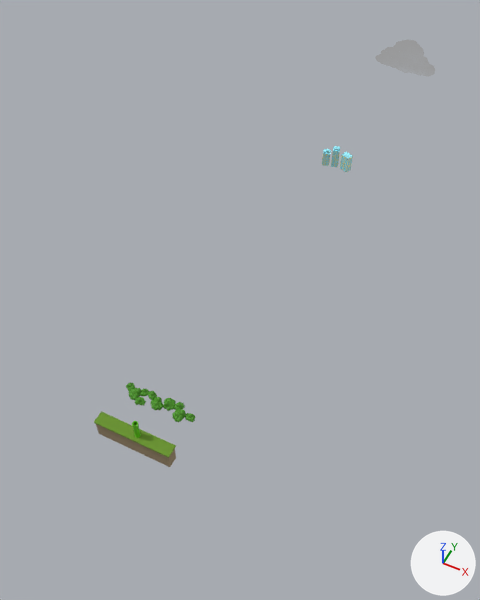
Renders of the FBX model data/Level.fbx from each side of a commit.
The view is the same before and after, from a camera (50 mm lens) standing at (174.0, -105.0, 404.0) and looking at (-22.0, 286.0, -86.0). Arrows for +X, +Y and +Z are at lower right; the lights stay in place. Where no turn or scale is listed for an object, it has been applied to the vertices.

In view in the first picture: 'City', 'Cloud', 'Floor', 'Pipe', 'Shrub', 'Shrub.001', 'Shrub.002', 'Shrub.003', 'Shrub.004', 'Shrub.005', 'Shrub2', 'Shrub2.001', 'Shrub2.002', 'Shrub2.003'.
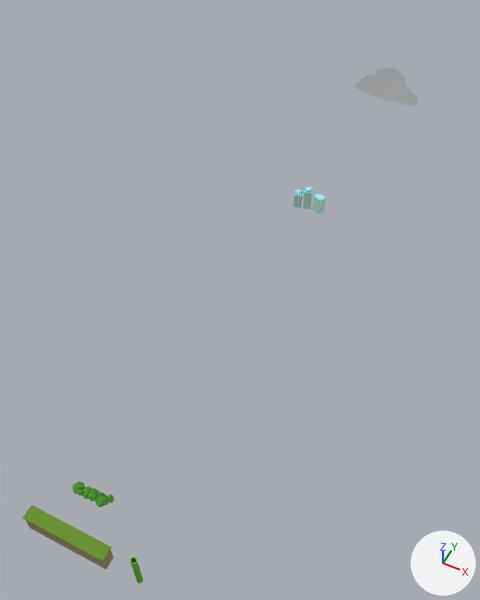
ob_shrubgroup is not drawn itself; it is the parent of ob_shrub2_003, ob_shrub_001, ob_shrub_003, ob_shrub2, ob_shrub, ob_shrub_004, ob_shrub_005, ob_shrub2_001.

The change, as a diff of the scene's bpy script:
```diff
--- a/data/Level.fbx.py
+++ b/data/Level.fbx.py
@@ ob_shrub2_003 @@
 ob_shrub2_003.parent = ob_shrubgroup
-ob_shrub2_003.location = (19.18, -1.924, 1.398)
-ob_shrub2_003.rotation_euler = (0.0, 0.0, -1.446)  # degrees (0, 0, -83)
+ob_shrub2_003.location = (6.557, -0.97, 0.71)
+ob_shrub2_003.rotation_euler = (0.0, 0.0, -1.993)  # degrees (0, 0, -114)
@@ ob_city @@
 ob_city = bpy.data.objects.new('City', me_city)
-ob_city.location = (-5.0, 492.0, -54.0)
+ob_city.location = (-5.0, 412.0, -54.0)
@@ ob_shrub_001 @@
-ob_shrub_001 = bpy.data.objects.new('Shrub.001', me_shrub)
-ob_shrub_001.parent = ob_shrubgroup
-ob_shrub_001.location = (-7.571, 5.643, 0.318)
-ob_shrub_001.rotation_euler = (0.0, 0.0, 2.415)  # degrees (0, 0, 138)
@@ ob_shrub_003 @@
-ob_shrub_003 = bpy.data.objects.new('Shrub.003', me_shrub)
-ob_shrub_003.parent = ob_shrubgroup
-ob_shrub_003.location = (-14.05, 4.189, 1.398)
-ob_shrub_003.rotation_euler = (0.0, 0.0, -2.649)  # degrees (0, 0, -152)
@@ ob_pipe @@
 ob_pipe = bpy.data.objects.new('Pipe', me_pipe_001)
-ob_pipe.location = (0.0, 80.0, 4.0)
+ob_pipe.location = (50.0, 0.0, 4.0)
@@ ob_shrubgroup @@
 ob_shrubgroup.parent = ob_root
-ob_shrubgroup.location = (-2.292, 109.7, -16.72)
+ob_shrubgroup.location = (-2.292, 29.67, -16.65)
@@ ob_cloud @@
 ob_cloud = bpy.data.objects.new('Cloud', me_plane)
-ob_cloud.location = (0.0, 739.0, -41.0)
+ob_cloud.location = (0.0, 659.0, -41.0)
@@ ob_shrub2 @@
 ob_shrub2.parent = ob_shrubgroup
-ob_shrub2.location = (0.0, 0.0, 0.0)
+ob_shrub2.location = (-5.225, -0.442, 0.702)
 ob_shrub2.rotation_euler = (0.0, 0.0, -0.419)  # degrees (0, 0, -24)
@@ ob_shrub @@
 ob_shrub.parent = ob_shrubgroup
-ob_shrub.location = (-12.35, -3.962, 1.398)
+ob_shrub.location = (-8.542, -2.126, 1.056)
@@ ob_shrub_004 @@
-ob_shrub_004 = bpy.data.objects.new('Shrub.004', me_shrub)
-ob_shrub_004.parent = ob_shrubgroup
-ob_shrub_004.location = (-26.09, 4.227, 0.35)
-ob_shrub_004.rotation_euler = (0.0, 0.0, -0.799)  # degrees (0, 0, -46)
@@ ob_shrub_005 @@
 ob_shrub_005.parent = ob_shrubgroup
-ob_shrub_005.location = (27.26, 1.323, 0.928)
+ob_shrub_005.location = (4.023, 1.991, 1.185)
 ob_shrub_005.rotation_euler = (0.0, 0.0, 2.913)  # degrees (0, 0, 167)
@@ ob_floor @@
 ob_floor = bpy.data.objects.new('Floor', me_floor)
-ob_floor.location = (0.0, 80.0, -12.0)
+ob_floor.location = (0.0, 0.0, -12.0)
@@ ob_shrub2_001 @@
 ob_shrub2_001.parent = ob_shrubgroup
-ob_shrub2_001.location = (-19.81, 0.0, 0.953)
+ob_shrub2_001.location = (-13.08, -0.287, 0.87)
 ob_shrub2_001.rotation_euler = (0.0, 0.0, -1.475)  # degrees (0, 0, -85)
@@ ob_shrub_002 @@
 ob_shrub_002.parent = ob_shrubgroup
-ob_shrub_002.location = (15.5, 5.592, 0.33)
-ob_shrub_002.rotation_euler = (0.0, 0.0, 0.815)  # degrees (0, 0, 47)
+ob_shrub_002.location = (1.531, -1.132, 1.242)
+ob_shrub_002.rotation_euler = (0.0, 0.0, 2.862)  # degrees (0, 0, 164)
@@ ob_shrub2_002 @@
 ob_shrub2_002.parent = ob_shrubgroup
-ob_shrub2_002.location = (7.566, 4.9, 0.942)
+ob_shrub2_002.location = (-1.525, 0.526, 0.67)
 ob_shrub2_002.rotation_euler = (0.0, 0.0, 2.364)  # degrees (0, 0, 135)
```

Location of each change, (x1, y1, x2, y2) in pixels of the pictures (480 x 600 px):
'Floor', moved: before (94, 411, 176, 467); after (22, 505, 114, 569)
'Cloud', moved: before (375, 40, 435, 76); after (355, 68, 418, 106)
'City', moved: before (322, 146, 353, 172); after (293, 187, 326, 215)
'Pipe', moved: before (132, 421, 141, 438); after (130, 557, 143, 583)
'Shrub2.003', moved, turned: before (172, 409, 186, 422); after (96, 495, 109, 507)
'Shrub2.001', moved: before (129, 388, 141, 400); after (73, 481, 85, 494)
'Shrub2.002', moved: before (163, 398, 176, 411); after (87, 488, 99, 501)
'Shrub2', moved: before (151, 397, 163, 410); after (83, 486, 92, 499)
'Shrub', moved: before (135, 397, 146, 406); after (78, 489, 84, 496)
'Shrub.002', moved, turned: before (174, 402, 185, 410); after (92, 495, 98, 502)
'Shrub.005', moved: before (185, 413, 195, 422); after (98, 492, 105, 497)
'Shrub.001', deleted: before (148, 391, 157, 400)
'Shrub.003', deleted: before (140, 389, 149, 396)
'Shrub.004', deleted: before (126, 383, 135, 391)
'Shrub.006', now drawn: after (107, 495, 114, 503)
